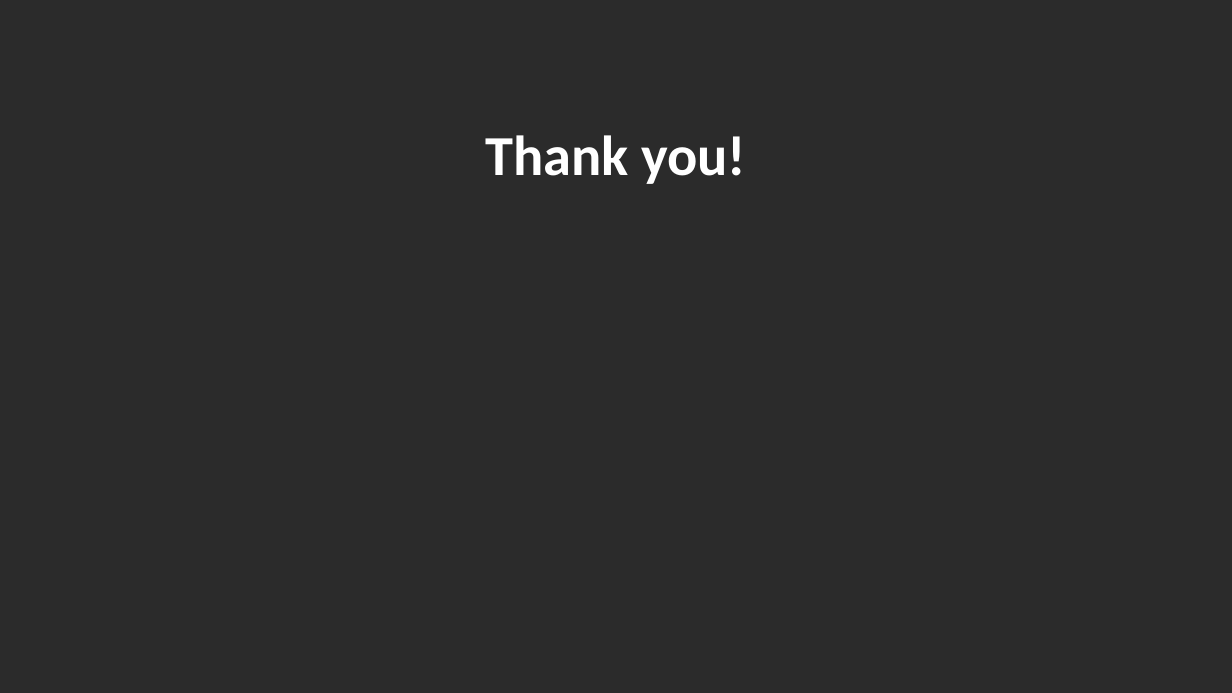
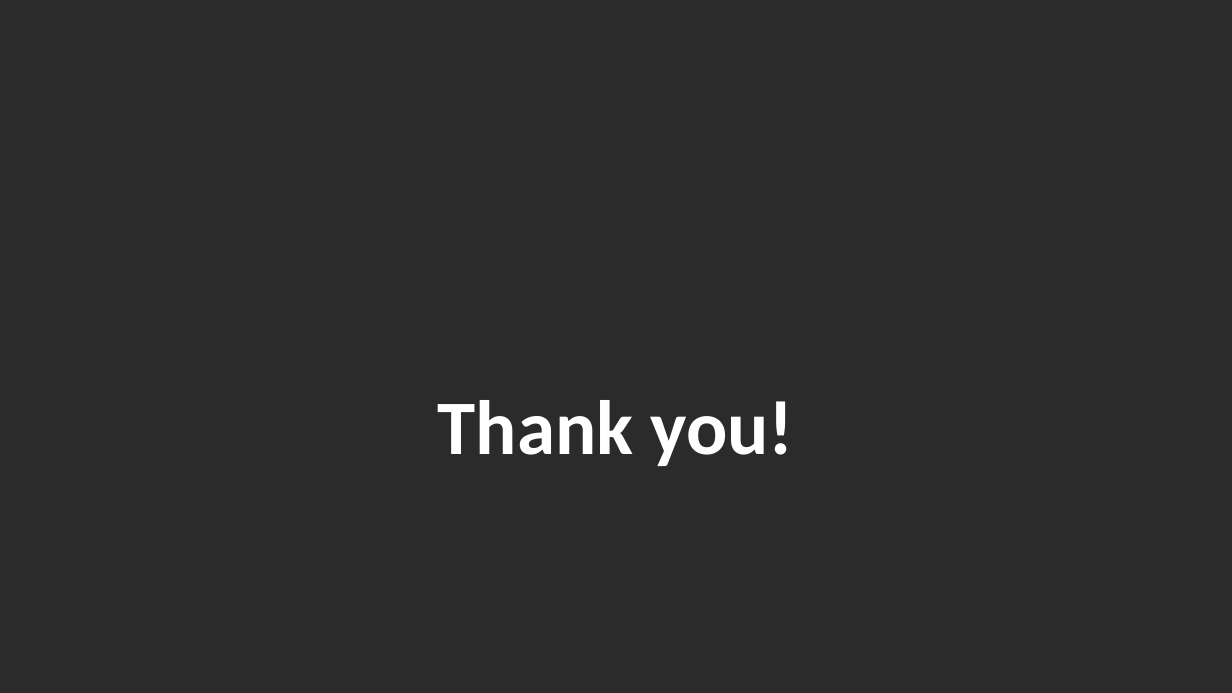
Before and after one commit to turfeffect/Docs, a slide deck: slide 11 of Presentations/Fall Review Meeting/A FRAMEWORK TO EVALUATE MARINE RESERVES IN MEXICO.pptx (slide 10 before the commit). Drawn at 1232x693 pixels with LibreOffice and Linux fonts; fonts in the diff are those of the drawing; background and template pictures are left out; a plain dark background stands for a picture behind light text. Boxes give left, top, right and bottom in pixels: in the first picture for what was removed or moved away, otherwise in the second. Text is boxed around its words. In the diff, an @@ line names an element or a change of style, - is before the commit and + after.

```diff
--- a/Presentations/Fall Review Meeting/A FRAMEWORK TO EVALUATE MARINE RESERVES IN MEXICO.pptx
+++ b/Presentations/Fall Review Meeting/A FRAMEWORK TO EVALUATE MARINE RESERVES IN MEXICO.pptx
@@ text "Thank you!": place and size @@
-text "Thank you!" at (485, 135, 746, 184)
+text "Thank you!" at (438, 400, 794, 466)
@@ text "Thank you!" at (438, 400, 794, 466): size 44 to 60 pt; more space between paragraphs; vertical alignment middle to top @@
```
Also in this commit, not shown: 4 other slides changed, 4 slides added, 3 slides removed.
